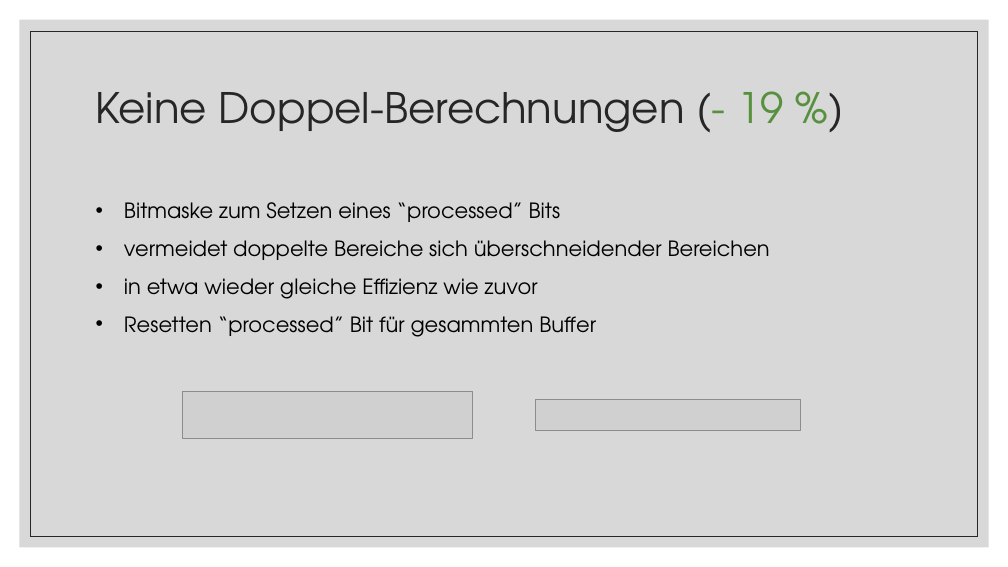
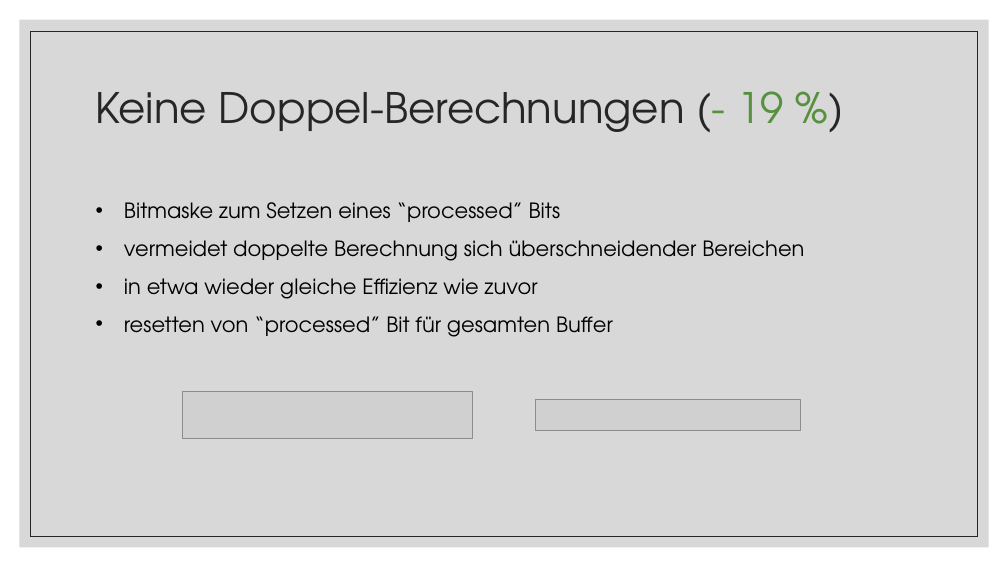
Before and after one commit to tobixdev/TUWien_WS20_EfficientPrograms, a slide deck: slide 11 of Conway’s Game of Life.pptx. Drawn at 1008x567 pixels with LibreOffice and Linux fonts; fonts in the diff are those of the drawing; grey boxes stand for pictures. Boxes give left, top, right and bottom in pixels: in the first picture for what was removed or moved away, otherwise in the second. Text is boxed around its words. In the diff, an @@ line names an element or a change of style, - is before the commit and + after.

```diff
--- a/Conway’s Game of Life.pptx
+++ b/Conway’s Game of Life.pptx
@@ text at (x1=124, y1=240, x2=804, y2=261): text changed @@
-• vermeidet doppelte Bereiche sich überschneidender Bereichen
+• vermeidet doppelte Berechnung sich überschneidender Bereichen
@@ text at (x1=124, y1=316, x2=613, y2=337): text changed @@
-• Resetten “processed” Bit für gesammten Buffer
+• resetten von “processed” Bit für gesamten Buffer
```
Also in this commit, not shown: 6 other slides changed, 1 other file.
